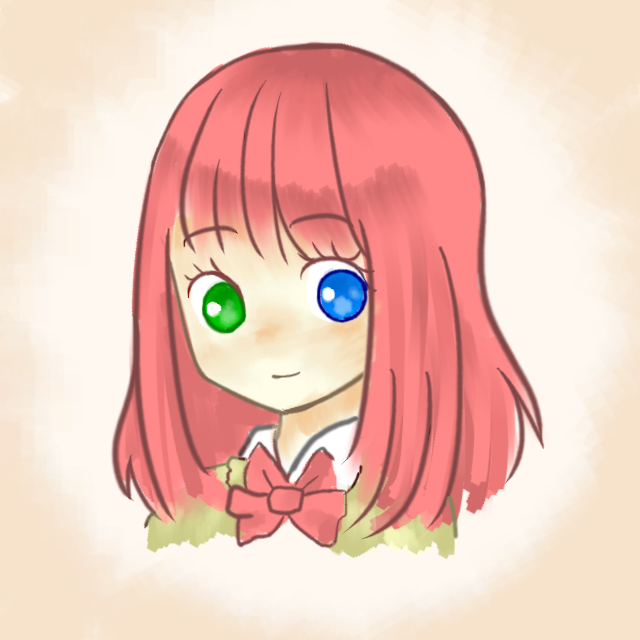
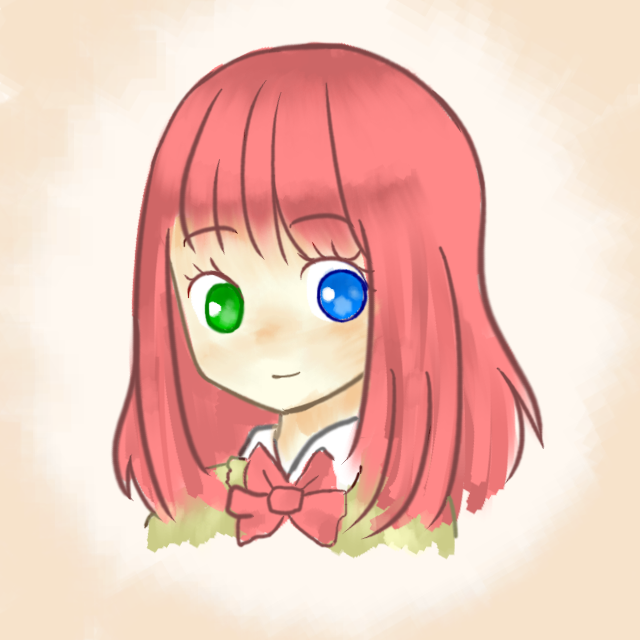
Layered file, before and after one edit (640 × 640). Changes by layer:
painted on "レイヤー #1" over [188, 276, 357, 332]
painted on "レイヤー #4" over [132, 43, 452, 452]
